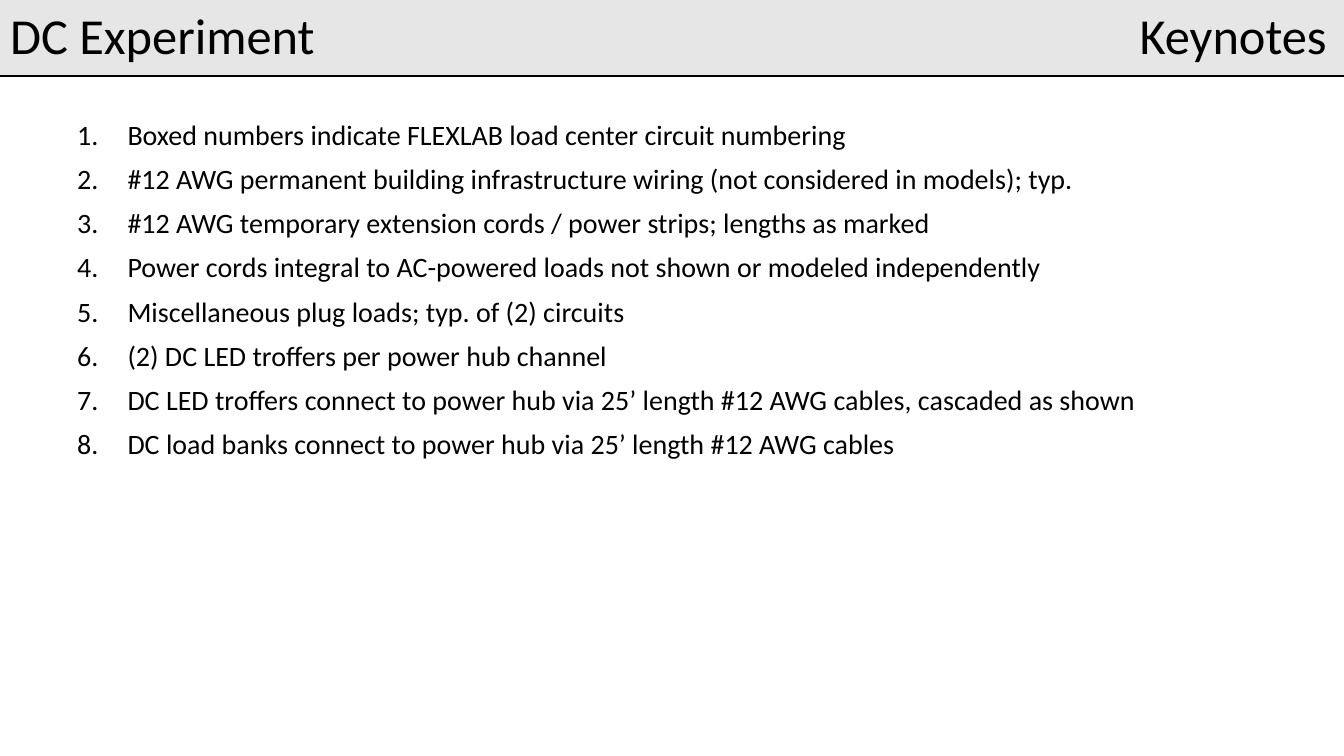
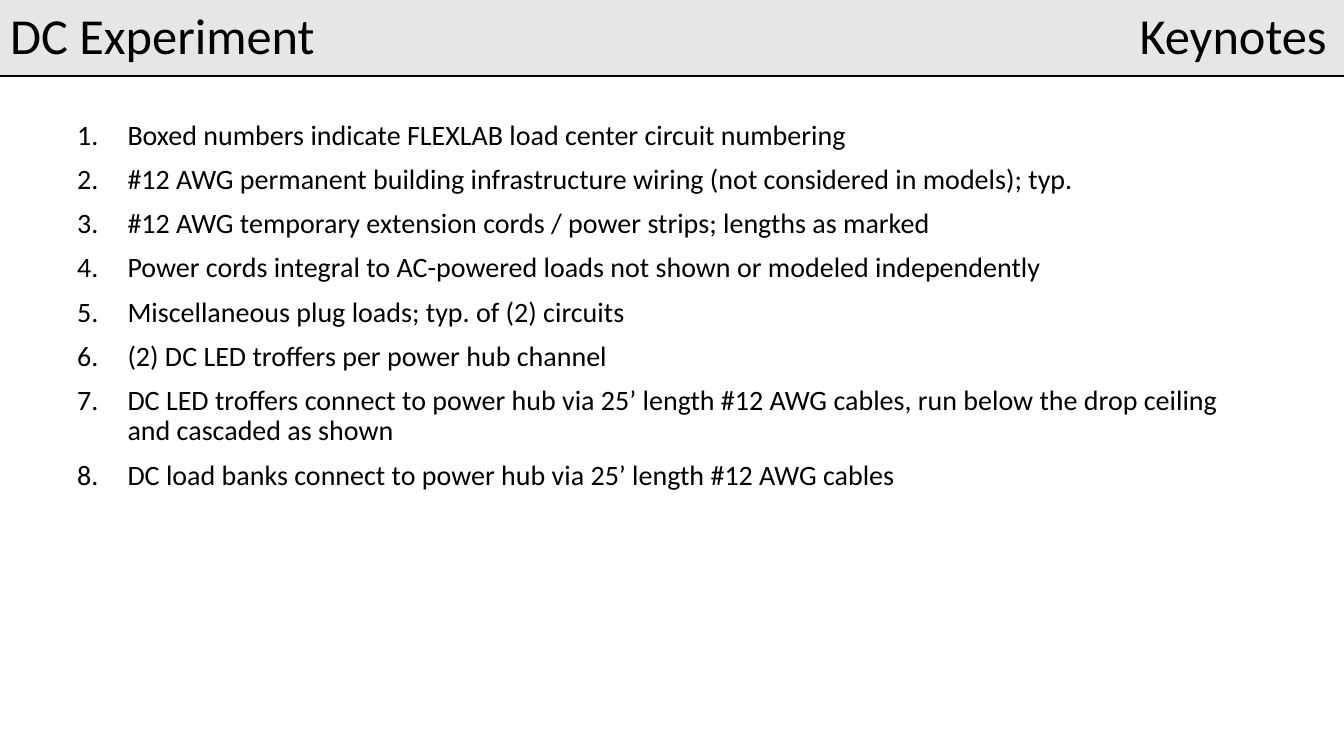
Before and after one commit to NREL/BEEAM, a slide deck: slide 11 of FMU/flexlab_demo/One-Line Diagrams.pptx. Drawn at 1344x756 pixels with LibreOffice and Linux fonts; fonts in the diff are those of the drawing. Boxes give left, top, right and bottom in pixels: in the first picture for what was removed or moved away, otherwise in the second. Text is boxed around its words. In the diff, an @@ line names an element or a change of style, - is before the commit and + after.

```diff
--- a/FMU/flexlab_demo/One-Line Diagrams.pptx
+++ b/FMU/flexlab_demo/One-Line Diagrams.pptx
@@ text at box(128, 390, 1217, 441): text changed @@
-7. DC LED troffers connect to power hub via 25’ length #12 AWG cables, cascaded as shown
+7. DC LED troffers connect to power hub via 25’ length #12 AWG cables, run below the drop ceiling
+   and cascaded as shown
```
Also in this commit, not shown: 2 other slides changed, 1 other file.
